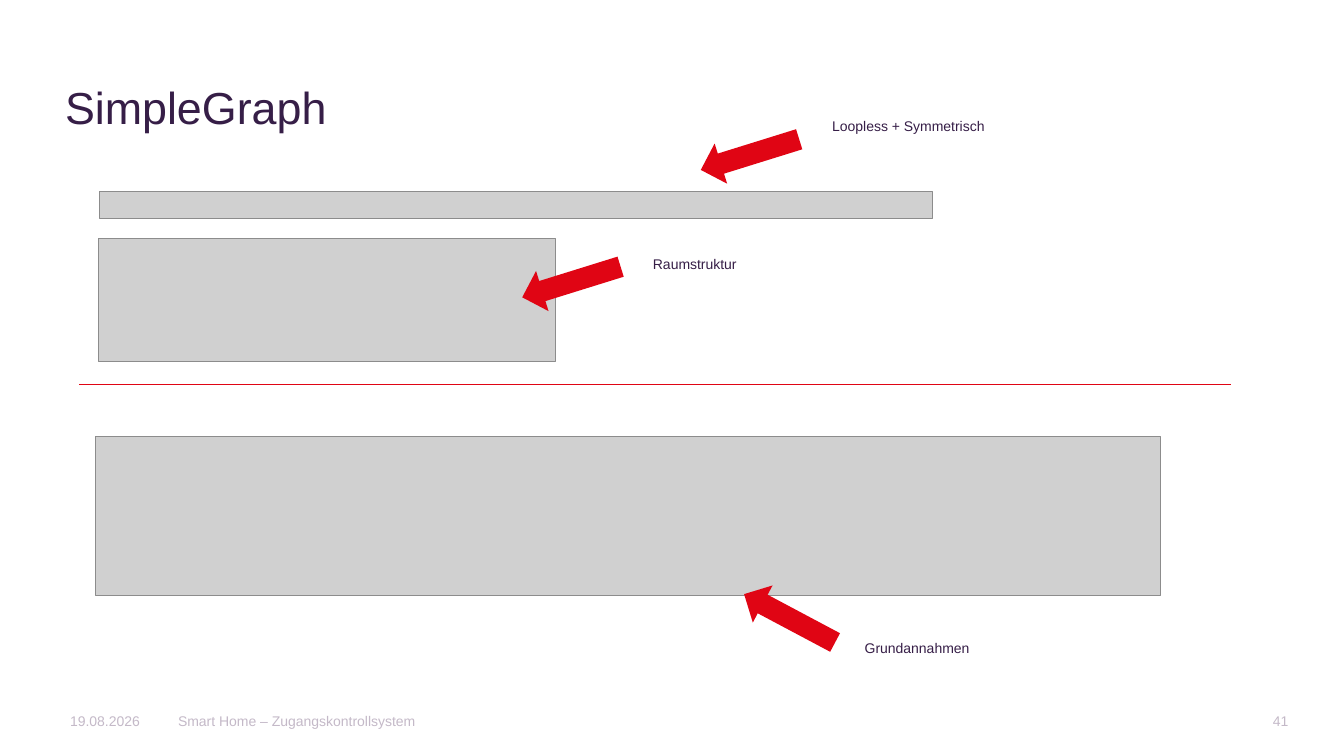
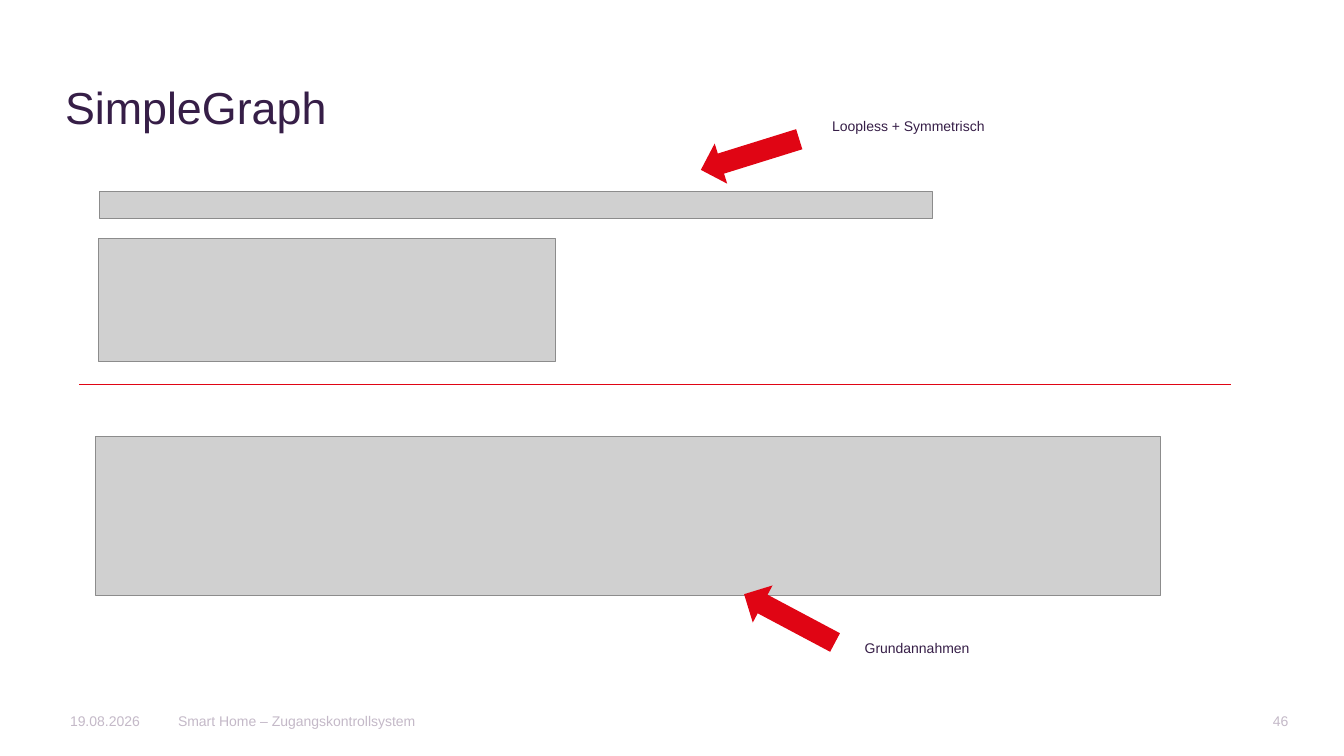
Before and after one commit to AnnaLiviaMartin/rs-smart-home, a slide deck: slide 46 of presentation/Smart_Home_Zugangskontrollsystem.pptx (slide 41 before the commit). Drawn at 1344x756 pixels with LibreOffice and Linux fonts; fonts in the diff are those of the drawing; grey boxes stand for pictures; background and template pictures are left out. Boxes give left, top, right and bottom in pixels: in the first picture for what was removed or moved away, otherwise in the second. Text is boxed around its words. In the diff, an @@ line names an element or a change of style, - is before the commit and + after.

```diff
--- a/presentation/Smart_Home_Zugangskontrollsystem.pptx
+++ b/presentation/Smart_Home_Zugangskontrollsystem.pptx
@@ right arrow removed at (516, 247, 627, 318) @@
@@ text removed at (653, 259, 737, 269) @@
-Raumstruktur
@@ page number at (1273, 716, 1289, 726): text changed @@
-41
+46
```
Also in this commit, not shown: 31 other slides changed, 18 slides added, 2 other files.
